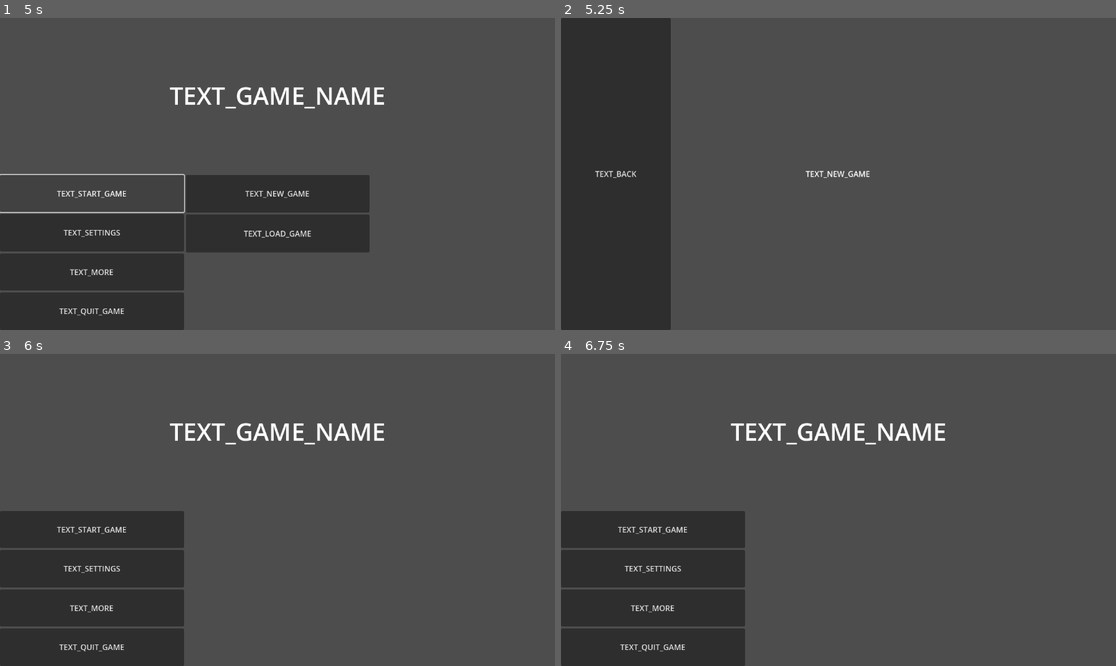
Above: before the commit, frames 1-4 (two rows, left to right).
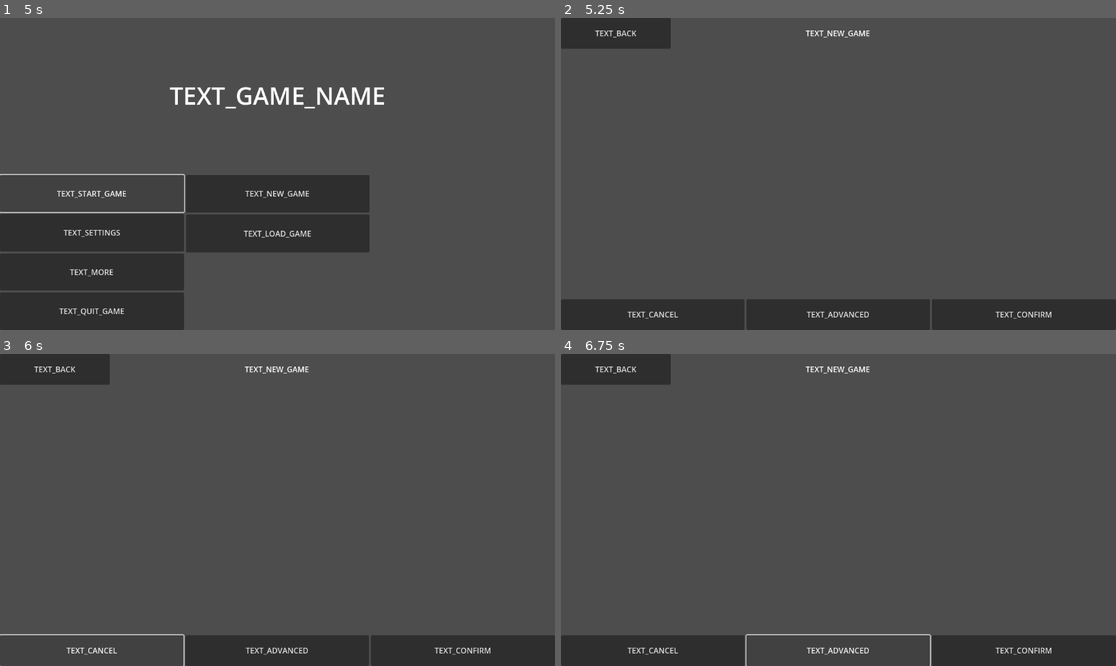
Above: after the commit, the same moments.

Repository: Neutron12138/Game-Framework-old
Game: Godot game, scene res://interfaces/blank.tscn
Same seed, same stepped clock (60 frames per second), same inputs: the game is played once before the commit and once after it.
Inputs (mouse positions are in pixels of both pictures, inside the frame that each line leads up to):
- Up to frame 1 (5 s): click "TEXT_START_GAME" at 0.5 s; click "TEXT_START_GAME" at 1.25 s; click "TEXT_MORE" at 2 s; click "TEXT_MODS" at 2.75 s; click "TEXT_MORE" at 3.5 s; click "TEXT_START_GAME" at 4.25 s
- Up to frame 2 (5.25 s): click "TEXT_NEW_GAME" at 5 s
- Up to frame 3 (6 s): click (94, 650) at 5.75 s, where only the run after the commit has a clickable "TEXT_CANCEL"
- Up to frame 4 (6.75 s): click (838, 650) at 6.5 s, where only the run after the commit has a clickable "TEXT_ADVANCED"

Frame 1 is identical in both runs. In frame 2, 24% of the frame differs, in the area x 0-100%, y 4-100%; in frame 3, 22%; in frame 4, 19%.

Commit message:
Add files via upload

Diff:
--- a/global/configuration.gd
+++ b/global/configuration.gd
@@ -23,7 +23,7 @@
 		var cfg : Configuration = Configuration.new()
 		cfg.window_size = file.get_value(SECTION_WINDOW, KEY_WINDOW_SIZE, DEFAULT_WINDOW_SIZE)
 		cfg.window_mode = file.get_value(SECTION_WINDOW, KEY_WINDOW_MODE, DEFAULT_WINDOW_MODE)
-		cfg.deep_mods_enabled = file.get_value(SECTION_MODS, KEY_DEEP_MODS_ENABLED, DEFAULT_DEEP_MODS_ENABLED)
+		cfg.enable_deep_mods = file.get_value(SECTION_MODS, KEY_ENABLE_DEEP_MODS, DEFAULT_ENABLE_DEEP_MODS)
 
 		return cfg
 
@@ -42,7 +42,7 @@
 
 		file.set_value(SECTION_WINDOW, KEY_WINDOW_SIZE, cfg.window_size)
 		file.set_value(SECTION_WINDOW, KEY_WINDOW_MODE, cfg.window_mode)
-		file.set_value(SECTION_MODS, KEY_DEEP_MODS_ENABLED, cfg.deep_mods_enabled)
+		file.set_value(SECTION_MODS, KEY_ENABLE_DEEP_MODS, cfg.enable_deep_mods)
 
 		return file.save(path)
 
@@ -53,17 +53,17 @@
 
 const KEY_WINDOW_SIZE : StringName = &"window_size"
 const KEY_WINDOW_MODE : StringName = &"window_mode"
-const KEY_DEEP_MODS_ENABLED : StringName = &"deep_mods_enabled"
+const KEY_ENABLE_DEEP_MODS : StringName = &"enable_deep_mods"
 
 const DEFAULT_WINDOW_SIZE : Vector2i = Vector2i(1152, 648)
 const DEFAULT_WINDOW_MODE : Window.Mode = Window.MODE_WINDOWED
-const DEFAULT_DEEP_MODS_ENABLED : bool = true
+const DEFAULT_ENABLE_DEEP_MODS : bool = true
 
 
 
 var window_size : Vector2i = DEFAULT_WINDOW_SIZE
 var window_mode : Window.Mode = DEFAULT_WINDOW_MODE
-var deep_mods_enabled : bool = DEFAULT_DEEP_MODS_ENABLED
+var enable_deep_mods : bool = DEFAULT_ENABLE_DEEP_MODS
 
 
 
@@ -73,7 +73,7 @@
 
 	window_size = from.window_size
 	window_mode = from.window_mode
-	deep_mods_enabled = from.deep_mods_enabled
+	enable_deep_mods = from.enable_deep_mods
 
 
 
@@ -81,5 +81,5 @@
 	return str({
 		KEY_WINDOW_SIZE : window_size,
 		KEY_WINDOW_MODE : window_mode,
-		KEY_DEEP_MODS_ENABLED : deep_mods_enabled
+		KEY_ENABLE_DEEP_MODS : enable_deep_mods
 	})
--- a/global/main.gd
+++ b/global/main.gd
@@ -26,7 +26,7 @@
 
 
 func _load_modifications() -> void:
-	if configuration.deep_mods_enabled:
+	if configuration.enable_deep_mods:
 		ModificationUtilities.load_deep_mods(FilesystemUtilities.get_executable_directory() + "mods/")
 
 
--- a/global/resources.gd
+++ b/global/resources.gd
@@ -14,7 +14,9 @@
 const Settings : PackedScene = preload("res://interfaces/user_interfaces/settings.tscn")
 const About : PackedScene = preload("res://interfaces/user_interfaces/about.tscn")
 const NewGame : PackedScene = preload("res://interfaces/user_interfaces/new_game.tscn")
-
+const LoadGame : PackedScene = preload("res://interfaces/user_interfaces/load_game.tscn")
+const ModsManager : PackedScene = preload("res://interfaces/user_interfaces/mods_manager.tscn")
+const Help : PackedScene = preload("res://interfaces/user_interfaces/help.tscn")
 
 
 const ValueSetter : PackedScene = preload("res://interfaces/value_setters/value_setter.tscn")
--- a/interfaces/debug_console/debug_console.gd
+++ b/interfaces/debug_console/debug_console.gd
@@ -2,8 +2,18 @@
 
 
 
+@onready var title : Label = $header/title
+@onready var advanced : Button = $header/advanced
 @onready var output : ItemList = $output
 @onready var simple_code_edit : LineEdit = $simple/simple_code_edit
+@onready var simple_submit : Button = $simple/simple_submit
+
+
+
+func _ready() -> void:
+	title.text = tr(title.text)
+	advanced.text = tr(advanced.text)
+	simple_submit.text = tr(simple_submit.text)
 
 
 
@@ -18,4 +28,7 @@
 
 
 func _on_simple_submit_pressed() -> void:
-	DebugUtilities.run_gdscript_line(simple_code_edit.text)
+	DebugUtilities.run_gdscript_line(simple_code_edit.text, {
+		"output" : output,
+		"scene_tree" : get_tree()
+	})
--- a/interfaces/debug_console/debug_console.tscn
+++ b/interfaces/debug_console/debug_console.tscn
@@ -15,7 +15,7 @@
 layout_mode = 2
 size_flags_horizontal = 3
 
-[node name="Label" type="Label" parent="header"]
+[node name="title" type="Label" parent="header"]
 layout_mode = 2
 size_flags_horizontal = 3
 size_flags_vertical = 1
@@ -48,6 +48,9 @@
 size_flags_horizontal = 3
 text = "TEXT_SUBMIT"
 
+[node name="advanced" type="VBoxContainer" parent="."]
+layout_mode = 2
+
 [connection signal="pressed" from="header/advanced" to="." method="_on_advanced_pressed"]
 [connection signal="text_submitted" from="simple/simple_code_edit" to="." method="_on_simple_code_edit_text_submitted"]
 [connection signal="pressed" from="simple/simple_submit" to="." method="_on_simple_submit_pressed"]
--- a/interfaces/user_interfaces/about.gd
+++ b/interfaces/user_interfaces/about.gd
@@ -3,8 +3,8 @@
 
 
 @export var previous_scene : Node = null
-@onready var options : OptionButton = $options
-@onready var content : Label = $ScrollContainer/content
+@onready var options : OptionButton = %options
+@onready var content : Label = %content
 
 
 
--- a/interfaces/user_interfaces/about.tscn
+++ b/interfaces/user_interfaces/about.tscn
@@ -16,6 +16,7 @@
 title = "TEXT_ABOUT"
 
 [node name="options" type="OptionButton" parent="."]
+unique_name_in_owner = true
 layout_mode = 2
 size_flags_vertical = 3
 item_count = 2
@@ -31,6 +32,7 @@
 size_flags_stretch_ratio = 8.0
 
 [node name="content" type="Label" parent="ScrollContainer"]
+unique_name_in_owner = true
 layout_mode = 2
 size_flags_horizontal = 3
 size_flags_vertical = 3
--- /dev/null
+++ b/interfaces/user_interfaces/help.tscn
@@ -0,0 +1,5 @@
+[gd_scene format=3 uid="uid://dxylelwdntf5l"]
+
+[node name="Help" type="VBoxContainer"]
+offset_right = 40.0
+offset_bottom = 40.0
--- /dev/null
+++ b/interfaces/user_interfaces/load_game.tscn
@@ -0,0 +1,5 @@
+[gd_scene format=3 uid="uid://ba34kcxwjergd"]
+
+[node name="LoadGame" type="VBoxContainer"]
+offset_right = 40.0
+offset_bottom = 40.0
--- /dev/null
+++ b/interfaces/user_interfaces/mods_manager.tscn
@@ -0,0 +1,5 @@
+[gd_scene format=3 uid="uid://g1fco78v58tc"]
+
+[node name="ModsManager" type="VBoxContainer"]
+offset_right = 40.0
+offset_bottom = 40.0
--- a/interfaces/user_interfaces/new_game.tscn
+++ b/interfaces/user_interfaces/new_game.tscn
@@ -15,4 +15,28 @@
 layout_mode = 2
 title = "TEXT_NEW_GAME"
 
+[node name="VBoxContainer" type="VBoxContainer" parent="."]
+layout_mode = 2
+size_flags_vertical = 3
+size_flags_stretch_ratio = 8.0
+
+[node name="HBoxContainer" type="HBoxContainer" parent="."]
+layout_mode = 2
+size_flags_vertical = 3
+
+[node name="cancel" type="Button" parent="HBoxContainer"]
+layout_mode = 2
+size_flags_horizontal = 3
+text = "TEXT_CANCEL"
+
+[node name="advanced" type="Button" parent="HBoxContainer"]
+layout_mode = 2
+size_flags_horizontal = 3
+text = "TEXT_ADVANCED"
+
+[node name="confirm" type="Button" parent="HBoxContainer"]
+layout_mode = 2
+size_flags_horizontal = 3
+text = "TEXT_CONFIRM"
+
 [connection signal="back_request" from="Header" to="." method="_on_header_back_request"]
--- a/interfaces/user_interfaces/settings.gd
+++ b/interfaces/user_interfaces/settings.gd
@@ -18,12 +18,12 @@
 @export var configuration : Configuration = null
 var current_tab : String = Configuration.SECTION_WINDOW
 
-@onready var window_settings : ScrollContainer = $window_settings
-@onready var mods_settings : ScrollContainer = $mods_settings
+@onready var window_settings : ScrollContainer = %window_settings
+@onready var mods_settings : ScrollContainer = %mods_settings
 
-@onready var window_size : HBoxContainer = $window_settings/VBoxContainer/window_size
-@onready var window_mode : HBoxContainer = $window_settings/VBoxContainer/window_mode
-@onready var deep_mods_enabled : HBoxContainer = $mods_settings/VBoxContainer/deep_mods_enabled
+@onready var window_size : HBoxContainer = %window_size
+@onready var window_mode : HBoxContainer = %window_mode
+@onready var enable_deep_mods : HBoxContainer = %enable_deep_mods
 
 
 
@@ -32,15 +32,15 @@
 		push_error("The configuration object instance cannot be a null pointer.")
 		return
 
-	window_size.x_edit.text = str(configuration.window_size.x)
-	window_size.y_edit.text = str(configuration.window_size.y)
+	window_size.value_x.text = str(configuration.window_size.x)
+	window_size.value_y.text = str(configuration.window_size.y)
 
 	window_mode.enum_items = WINDOW_MODE_ENUM
 	window_mode.default_index = window_mode.get_index_by_value(configuration.window_mode)
 	window_mode.reset()
 
-	deep_mods_enabled.default_value = configuration.deep_mods_enabled
-	deep_mods_enabled.reset()
+	enable_deep_mods.default_value = configuration.enable_deep_mods
+	enable_deep_mods.reset()
 
 
 
@@ -50,7 +50,7 @@
 			configuration.window_size = window_size.get_value()
 			configuration.window_mode = window_mode.get_value()
 		Configuration.SECTION_MODS:
-			configuration.deep_mods_enabled = deep_mods_enabled.get_value()
+			configuration.enable_deep_mods = enable_deep_mods.get_value()
 
 
 
--- a/interfaces/user_interfaces/settings.tscn
+++ b/interfaces/user_interfaces/settings.tscn
@@ -27,6 +27,7 @@
 text = "TEXT_MODS"
 
 [node name="window_settings" type="ScrollContainer" parent="."]
+unique_name_in_owner = true
 layout_mode = 2
 size_flags_vertical = 3
 size_flags_stretch_ratio = 7.0
@@ -37,16 +38,19 @@
 size_flags_vertical = 3
 
 [node name="window_size" parent="window_settings/VBoxContainer" instance=ExtResource("2_2hfdw")]
+unique_name_in_owner = true
 layout_mode = 2
 default_x_value = "0"
 default_y_value = "0"
 label_text = "TEXT_WINDOW_SIZE"
 
 [node name="window_mode" parent="window_settings/VBoxContainer" instance=ExtResource("3_8yeig")]
+unique_name_in_owner = true
 layout_mode = 2
 label_text = "TEXT_WINDOW_MODE"
 
 [node name="mods_settings" type="ScrollContainer" parent="."]
+unique_name_in_owner = true
 visible = false
 layout_mode = 2
 size_flags_vertical = 3
@@ -57,7 +61,8 @@
 size_flags_horizontal = 3
 size_flags_vertical = 3
 
-[node name="deep_mods_enabled" parent="mods_settings/VBoxContainer" instance=ExtResource("4_f10fo")]
+[node name="enable_deep_mods" parent="mods_settings/VBoxContainer" instance=ExtResource("4_f10fo")]
+unique_name_in_owner = true
 layout_mode = 2
 label_text = "TEXT_DEEP_MODS_ENABLED"
 
--- a/interfaces/user_interfaces/settings_interface.gd
+++ b/interfaces/user_interfaces/settings_interface.gd
@@ -3,21 +3,22 @@
 
 
 @export var previous_scene : Node = null
-@onready var settings : VBoxContainer = $settings
-@onready var configuration : Configuration = get_tree().configuration
+@onready var settings : VBoxContainer = %settings
 
 
 
 func _ready() -> void:
 	size = get_window().size
 	get_window().connect("size_changed", func(): size = get_window().size)
-	settings.configuration = Configuration.new(configuration)
+	settings.configuration = Configuration.new(get_tree().configuration)
 	settings.reset()
 
 
 
 func apply(current_tab : String) -> void:
-	configuration = settings.configuration
+	get_tree().configuration = settings.configuration
+	var configuration : Configuration = get_tree().configuration
+
 	var err : Error = ResourceSaver.save(configuration, FilesystemUtilities.get_executable_directory() + Configuration.CONFIGURATION_FILENAME)
 	if err != OK:
 		push_error("Unable to save configuration file and apply changes, reason: \"" +\
--- a/interfaces/user_interfaces/settings_interface.tscn
+++ b/interfaces/user_interfaces/settings_interface.tscn
@@ -14,6 +14,7 @@
 title = "TEXT_SETTINGS"
 
 [node name="settings" parent="." instance=ExtResource("3_4mlrv")]
+unique_name_in_owner = true
 layout_mode = 2
 size_flags_stretch_ratio = 9.0
 
--- a/interfaces/user_interfaces/start_menu.gd
+++ b/interfaces/user_interfaces/start_menu.gd
@@ -2,9 +2,9 @@
 
 
 
-@onready var HUD : VBoxContainer = $HUD
-@onready var start_game : VBoxContainer = $HUD/HBoxContainer/HBoxContainer/start_game
-@onready var more : VBoxContainer = $HUD/HBoxContainer/HBoxContainer/more
+@onready var HUD : VBoxContainer = %HUD
+@onready var start_game : VBoxContainer = %start_game
+@onready var more : VBoxContainer = %more
 
 
 
--- a/interfaces/user_interfaces/start_menu.tscn
+++ b/interfaces/user_interfaces/start_menu.tscn
@@ -13,6 +13,7 @@
 script = ExtResource("1_a1ikn")
 
 [node name="HUD" type="VBoxContainer" parent="."]
+unique_name_in_owner = true
 layout_mode = 2
 offset_right = 1152.0
 offset_bottom = 648.0
@@ -59,6 +60,7 @@
 size_flags_stretch_ratio = 2.0
 
 [node name="start_game" type="VBoxContainer" parent="HUD/HBoxContainer/HBoxContainer"]
+unique_name_in_owner = true
 visible = false
 layout_mode = 2
 size_flags_horizontal = 3
@@ -80,6 +82,7 @@
 size_flags_stretch_ratio = 2.0
 
 [node name="more" type="VBoxContainer" parent="HUD/HBoxContainer/HBoxContainer"]
+unique_name_in_owner = true
 visible = false
 layout_mode = 2
 size_flags_horizontal = 3
--- a/interfaces/value_setters/bool_value_setter.gd
+++ b/interfaces/value_setters/bool_value_setter.gd
@@ -3,7 +3,7 @@
 
 
 @export var default_value : bool = false
-@onready var button : CheckButton = $button
+@onready var value : CheckButton = %value
 
 
 
@@ -14,9 +14,9 @@
 
 
 func reset() -> void:
-	button.button_pressed = default_value
+	value.button_pressed = default_value
 
 
 
 func get_value() -> Variant:
-	return button.button_pressed
+	return value.button_pressed
--- a/interfaces/value_setters/bool_value_setter.tscn
+++ b/interfaces/value_setters/bool_value_setter.tscn
@@ -7,7 +7,8 @@
 script = ExtResource("2_gb3pt")
 default_value = false
 
-[node name="button" type="CheckButton" parent="." index="1"]
+[node name="value" type="CheckButton" parent="." index="1"]
+unique_name_in_owner = true
 layout_mode = 2
 size_flags_horizontal = 3
 size_flags_stretch_ratio = 4.0
--- a/interfaces/value_setters/enum_value_setter.gd
+++ b/interfaces/value_setters/enum_value_setter.gd
@@ -5,7 +5,7 @@
 @export var enum_items : Dictionary = {}
 @export var default_index : int = -1
 
-@onready var options : OptionButton = $options
+@onready var value : OptionButton = %value
 
 
 
@@ -17,23 +17,23 @@
 
 func reset() -> void:
 	for key in enum_items:
-		options.add_item(str(key))
-	options.selected = default_index
+		value.add_item(str(key))
+	value.selected = default_index
 
 
 
 func get_value() -> Variant:
-	var index : int = options.selected
+	var index : int = value.selected
 	var key : Variant = enum_items.keys()[index]
 	return enum_items[key]
 
 
 
-func get_index_by_value(value : Variant) -> int:
+func get_index_by_value(val : Variant) -> int:
 	var array : Array = enum_items.keys()
-	var key : Variant = enum_items.find_key(value)
+	var key : Variant = enum_items.find_key(val)
 	if key == null:
 		push_error("Unable to find the key corresponding to the value (\"" +\
-		str(value) + "\") in enum_items.")
+		str(val) + "\") in enum_items.")
 		return -1
 	return array.find(key)
--- a/interfaces/value_setters/enum_value_setter.tscn
+++ b/interfaces/value_setters/enum_value_setter.tscn
@@ -8,7 +8,8 @@
 enum_items = {}
 default_index = -1
 
-[node name="options" type="OptionButton" parent="." index="1"]
+[node name="value" type="OptionButton" parent="." index="1"]
+unique_name_in_owner = true
 layout_mode = 2
 size_flags_horizontal = 3
 size_flags_stretch_ratio = 4.0
--- a/interfaces/value_setters/value_setter.gd
+++ b/interfaces/value_setters/value_setter.gd
@@ -3,7 +3,7 @@
 
 
 @export var label_text : String
-@onready var label : Label = $label
+@onready var label : Label = %label
 
 
 
--- a/interfaces/value_setters/value_setter.tscn
+++ b/interfaces/value_setters/value_setter.tscn
@@ -8,6 +8,7 @@
 script = ExtResource("1_xbbfb")
 
 [node name="label" type="Label" parent="."]
+unique_name_in_owner = true
 layout_mode = 2
 size_flags_horizontal = 3
 size_flags_vertical = 1
--- a/interfaces/value_setters/vector2_value_setter.gd
+++ b/interfaces/value_setters/vector2_value_setter.gd
@@ -3,11 +3,11 @@
 
 
 @export var enable_int_enter : bool = false
-@export var default_x_value : String = "0"
-@export var default_y_value : String = "0"
+@export var default_value_x : String = "0"
+@export var default_value_y : String = "0"
 
-@onready var x_edit : LineEdit = $x_edit
-@onready var y_edit : LineEdit = $y_edit
+@onready var value_x : LineEdit = %value_x
+@onready var value_y : LineEdit = %value_y
 
 
 
@@ -18,14 +18,14 @@
 
 
 func reset() -> void:
-	x_edit.text = default_x_value
-	y_edit.text = default_y_value
+	value_x.text = default_value_x
+	value_y.text = default_value_y
 
 
 
 func get_value() -> Variant:
-	var x : String = x_edit.text
-	var y : String = y_edit.text
+	var x : String = value_x.text
+	var y : String = value_y.text
 
 	if enable_int_enter:
 		if not (x.is_valid_int() and y.is_valid_int()):
--- a/interfaces/value_setters/vector2_value_setter.tscn
+++ b/interfaces/value_setters/vector2_value_setter.tscn
@@ -6,6 +6,8 @@
 [node name="ValueSetter" instance=ExtResource("1_e88y8")]
 script = ExtResource("2_1j2f6")
 enable_int_enter = false
+default_value_x = "0"
+default_value_y = "0"
 
 [node name="Label" type="Label" parent="." index="1"]
 layout_mode = 2
@@ -16,7 +18,8 @@
 horizontal_alignment = 2
 vertical_alignment = 1
 
-[node name="x_edit" type="LineEdit" parent="." index="2"]
+[node name="value_x" type="LineEdit" parent="." index="2"]
+unique_name_in_owner = true
 layout_mode = 2
 size_flags_horizontal = 3
 size_flags_stretch_ratio = 1.5
@@ -31,7 +34,8 @@
 horizontal_alignment = 2
 vertical_alignment = 1
 
-[node name="y_edit" type="LineEdit" parent="." index="4"]
+[node name="value_y" type="LineEdit" parent="." index="4"]
+unique_name_in_owner = true
 layout_mode = 2
 size_flags_horizontal = 3
 size_flags_stretch_ratio = 1.5
--- a/utilities/configuration_utilities.gd
+++ b/utilities/configuration_utilities.gd
@@ -52,7 +52,7 @@
 
 
 func apply_mods() -> void:
-	apply_deep_mods_enabled()
+	apply_enable_deep_mods()
 
-func apply_deep_mods_enabled() -> void:
+func apply_enable_deep_mods() -> void:
 	pass
--- a/utilities/debug_utilities.gd
+++ b/utilities/debug_utilities.gd
@@ -3,12 +3,20 @@
 
 
 
+const SCRIPT_FUNCNAME : StringName = &"run"
 const SCRIPT_REPLACEMENT : StringName = &"REPLACEMENT"
 const SCRIPT_FOR_LINE_CODE : StringName = \
 &"""
 extends RefCounted
 
-func _init() -> void:
+var scene_tree : SceneTree = null
+var extra : Variant = null
+
+func _init(ext : Variant = null) -> void:
+	scene_tree = Engine.get_main_loop()
+	extra = ext
+
+func run() -> void:
 	REPLACEMENT
 	pass
 
@@ -16,7 +24,7 @@
 
 
 
-static func run_gdscript(script : GDScript) -> Error:
+static func check_gdscript(script : GDScript) -> Error:
 	if not is_instance_valid(script):
 		push_error("Cannot run an invalid GDScript.")
 		return ERR_INVALID_PARAMETER
@@ -25,13 +33,45 @@
 		push_error("Unable to instantiated script.")
 		return ERR_INVALID_PARAMETER
 
-	var _object : Object = script.new()
+	return OK
+
+
+
+static func create_gdobject(script : GDScript, extra : Variant = null) -> Object:
+	if check_gdscript(script) != OK:
+		return null
+
+	var object : Object = script.new(extra)
+	return object
+
+
+
+static func run_gdobject(object : Object) -> Error:
+	if not is_instance_valid(object):
+		push_error("The object to be executed cannot be a null pointer.")
+		return ERR_INVALID_PARAMETER
+
+	if object.has_method(SCRIPT_FUNCNAME):
+		object.call(SCRIPT_FUNCNAME)
 
 	return OK
 
 
 
-static func run_gdscript_string(source_code : String) -> Error:
+static func run_gdscript(script : Script, extra : Variant = null) -> Error:
+	if check_gdscript(script) != OK:
+		return FAILED
+
+	var object : Object = create_gdobject(script, extra)
+	if not is_instance_valid(object):
+		return FAILED
+
+	run_gdobject(object)
+	return OK
+
+
+
+static func run_gdscript_string(source_code : String, extra : Variant = null) -> Error:
 	var script : GDScript = GDScript.new()
 
 	script.source_code = source_code
@@ -39,19 +79,19 @@
 	if err != OK:
 		return err
 
-	return run_gdscript(script)
+	return run_gdscript(script, extra)
 
 
 
-static func run_gdscript_file(path : String) -> Error:
+static func run_gdscript_file(path : String, extra : Variant = null) -> Error:
 	var file : FileAccess = FilesystemUtilities.open_readonly_file(path)
 	if not is_instance_valid(file):
 		return FAILED
 
-	return run_gdscript_string(file.get_as_text())
+	return run_gdscript_string(file.get_as_text(), extra)
 
 
 
-static func run_gdscript_line(line_code : String) -> Error:
+static func run_gdscript_line(line_code : String, extra : Variant = null) -> Error:
 	var source_code : String = SCRIPT_FOR_LINE_CODE.replace(SCRIPT_REPLACEMENT, line_code)
-	return run_gdscript_string(source_code)
+	return run_gdscript_string(source_code, extra)
